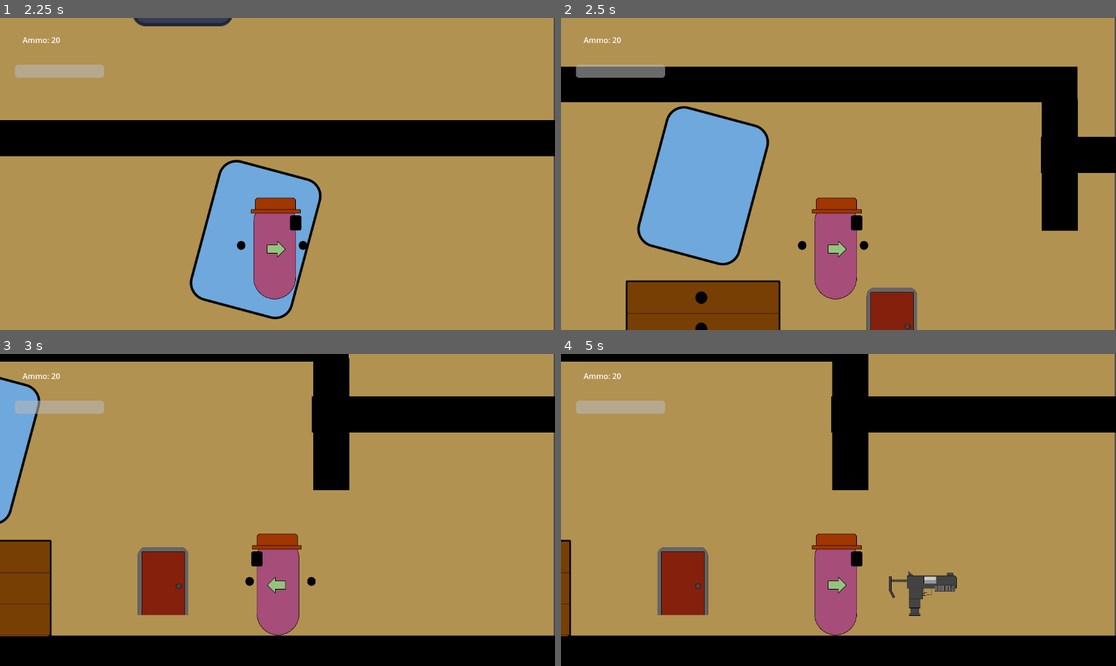
Above: before the commit, frames 1-4 (two rows, left to right).
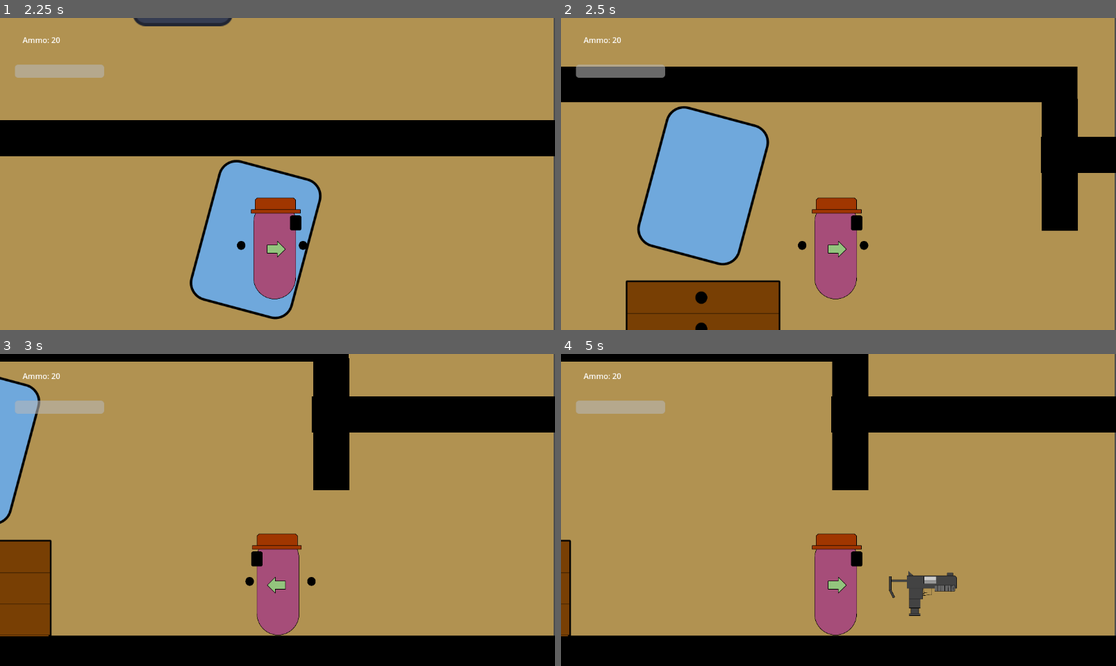
Above: after the commit, the same moments.

Repository: TrinityXon/No-Excuses-Nathan
Game: Godot game, scene res://Levels/UILevels/MainMenu.tscn
Two runs of this game, one before a commit and one after it. Both use one fixed random seed, a clock stepped at 60 frames per second and the inputs below. The engine's default icon, where the game draws it, is replaced by a stand-in: a white triangle on a blue panel in a dark square.
Inputs:
- Up to frame 1 (2.25 s): click "Play" at 0.5 s; tap Enter at 1.25 s; hold Right (Move_Right) from 1.28 s (still down); tap F (Pickup) at 1.35 s; tap W (Jump) at 1.52 s; tap Ctrl (Shoot) at 2.1 s
- Up to frame 2 (2.5 s): keep holding Right (Move_Right); tap W (Jump) at 2.27 s
- Up to frame 3 (3 s): release Right (Move_Right) at 2.78 s; hold Left (MoveLeft) from 2.78 s (still down); tap C (crouch) at 2.85 s
- Up to frame 4 (5 s): release Left (MoveLeft) at 3.53 s; hold Right (Move_Right) from 3.53 s (still down); tap Tab (equip) at 3.6 s; tap W (Jump) at 3.77, 4.52 s; tap F (Pickup) at 4.35 s

Frame 1 is identical in both runs. In frame 2, 1.2% of the frame differs, in the area x 54-65%, y 86-100%; in frame 3, 2.0%, in the area x 24-34%, y 61-84%; in frame 4, 2.0%.

Commit message:
Last functioning state 20/1/26

Diff:
--- a/Levels/The_Marston_Estate/Floor_1/floor_1.tscn
+++ b/Levels/The_Marston_Estate/Floor_1/floor_1.tscn
@@ -19,7 +19,6 @@
 [ext_resource type="PackedScene" uid="uid://cpyi48f1fnqev" path="res://Game_Objects/Destructibles/Props/The_Marston_Estate_Props/Kitchen_Table.tscn" id="15_04t3h"]
 [ext_resource type="PackedScene" uid="uid://cyp6fm0ftgv1d" path="res://Game_Objects/Background_Non_Collision/The_Marston_Estate/KitchenDrawer.tscn" id="16_4bw7p"]
 [ext_resource type="PackedScene" uid="uid://cmik0pxe5mwkt" path="res://Game_Objects/Destructibles/Props/Sofa.tscn" id="19_1np0n"]
-[ext_resource type="PackedScene" uid="uid://ip1gvp25rhdj" path="res://Game_Objects/Destructibles/Placeholder.tscn" id="20_07amc"]
 [ext_resource type="PackedScene" uid="uid://bur5u1p2bwm08" path="res://Game_Objects/Enemies/Doors/BaseDoor.tscn" id="21_1xxo6"]
 
 [node name="Floor1" type="Node2D"]
@@ -141,9 +140,9 @@
 scale = Vector2(6.15998, 0.360002)
 
 [node name="GroundLevel14" parent="Environment/Rooms/Kitchen" instance=ExtResource("1_wy6xv")]
-position = Vector2(1197, 839)
+position = Vector2(1662, 839)
 rotation = -3.14159
-scale = Vector2(15.7378, 0.360003)
+scale = Vector2(22.4582, 0.360001)
 
 [node name="GroundLevel15" parent="Environment/Rooms/Kitchen" instance=ExtResource("1_wy6xv")]
 position = Vector2(173, 774)
@@ -208,14 +207,9 @@
 scale = Vector2(2.43999, 0.360002)
 
 [node name="GroundLevel17" parent="Environment/Rooms/DiningRoom" instance=ExtResource("1_wy6xv")]
-position = Vector2(2206, 401)
+position = Vector2(2211, 463)
 rotation = -4.71238
-scale = Vector2(1.64, 0.360002)
-
-[node name="GroundLevel19" parent="Environment/Rooms/DiningRoom" instance=ExtResource("1_wy6xv")]
-position = Vector2(3506, 418)
-rotation = -4.71238
-scale = Vector2(3.44, 0.360002)
+scale = Vector2(2.68, 0.360002)
 
 [node name="GroundLevel18" parent="Environment/Rooms/DiningRoom" instance=ExtResource("1_wy6xv")]
 position = Vector2(1588, 309)
@@ -236,42 +230,24 @@
 
 [node name="Main_Hall" type="Node2D" parent="Environment/Rooms"]
 
+[node name="Props" type="Node2D" parent="Environment/Rooms/Main_Hall"]
+
 [node name="GroundLevel19" parent="Environment/Rooms/Main_Hall" instance=ExtResource("1_wy6xv")]
-position = Vector2(2216, 798)
-rotation = -1.57079
-scale = Vector2(0.960004, 0.360002)
+position = Vector2(2677, 381)
+scale = Vector2(7.15999, 0.360002)
+
+[node name="GroundLevel21" parent="Environment/Rooms/Main_Hall" instance=ExtResource("1_wy6xv")]
+position = Vector2(2523, 556)
+scale = Vector2(4.8, 0.360002)
+
+[node name="GroundLevel22" parent="Environment/Rooms/Main_Hall" instance=ExtResource("1_wy6xv")]
+position = Vector2(3054, 557)
+scale = Vector2(0.719995, 0.360002)
 
 [node name="GroundLevel20" parent="Environment/Rooms/Main_Hall" instance=ExtResource("1_wy6xv")]
-position = Vector2(2640, 758)
-scale = Vector2(6.52, 0.360002)
-
-[node name="GroundLevel26" parent="Environment/Rooms/Main_Hall" instance=ExtResource("1_wy6xv")]
-position = Vector2(2850, 404)
-scale = Vector2(9.9032, 0.309004)
-
-[node name="GroundLevel25" parent="Environment/Rooms/Main_Hall" instance=ExtResource("1_wy6xv")]
-position = Vector2(2640, 758)
-scale = Vector2(6.52, 0.360002)
-
-[node name="GroundLevel23" parent="Environment/Rooms/Main_Hall" instance=ExtResource("1_wy6xv")]
-position = Vector2(3170, 695)
-rotation = -0.523598
-scale = Vector2(1.96949, 0.360002)
-
-[node name="GroundLevel24" parent="Environment/Rooms/Main_Hall" instance=ExtResource("1_wy6xv")]
-position = Vector2(3400, 632)
-scale = Vector2(1.96949, 0.360002)
-
-[node name="GroundLevel21" parent="Environment/Rooms/Main_Hall" instance=ExtResource("1_wy6xv")]
-position = Vector2(2855, 182)
-scale = Vector2(10.2, 0.360002)
-
-[node name="GroundLevel22" parent="Environment/Rooms/Main_Hall" instance=ExtResource("1_wy6xv")]
-position = Vector2(2206, 228)
-rotation = -1.57079
-scale = Vector2(0.960004, 0.360002)
-
-[node name="Props" type="Node2D" parent="Environment/Rooms/Main_Hall"]
+position = Vector2(3122, 611)
+rotation = 1.57079
+scale = Vector2(3.67998, 0.360002)
 
 [node name="Hostiles" type="Node2D" parent="."]
 
@@ -385,11 +361,7 @@
 position = Vector2(2036, 682)
 scale = Vector2(14.2104, -14.9615)
 
-[node name="Area2D2" parent="." instance=ExtResource("20_07amc")]
-position = Vector2(2734, 576)
-rotation = -0.523598
-scale = Vector2(0.734706, 3.41083)
-
 [node name="BaseDoor" parent="." instance=ExtResource("21_1xxo6")]
-position = Vector2(-2480, 681)
+position = Vector2(2293, 467)
+scale = Vector2(1.45245, 1.45245)
 level = "res://Levels/UILevels/MainMenu.tscn"
Not shown: 1 places in Levels/The_Marston_Estate/Floor_1/floor_1.tscn that only renumber resources
